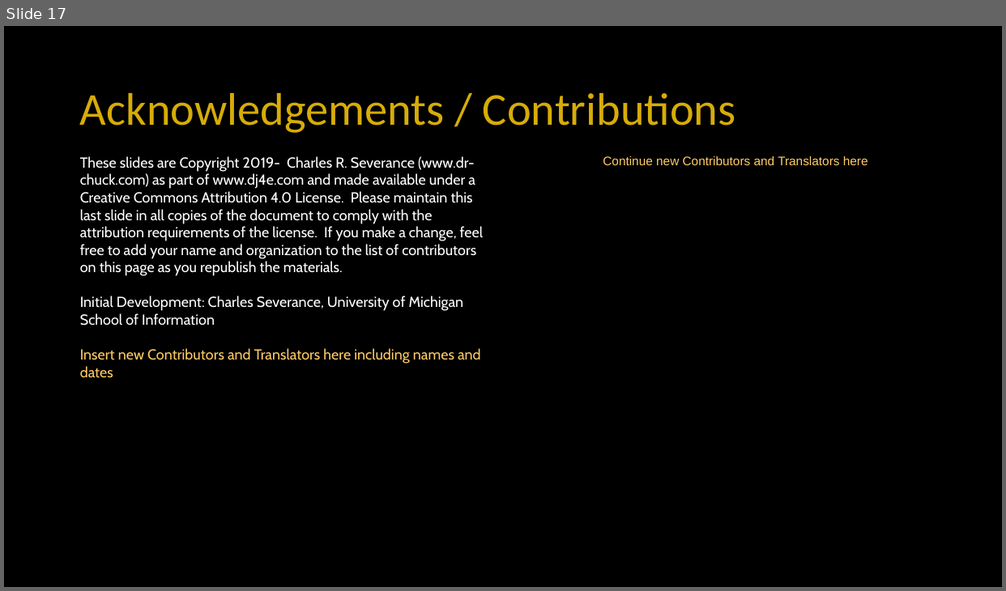
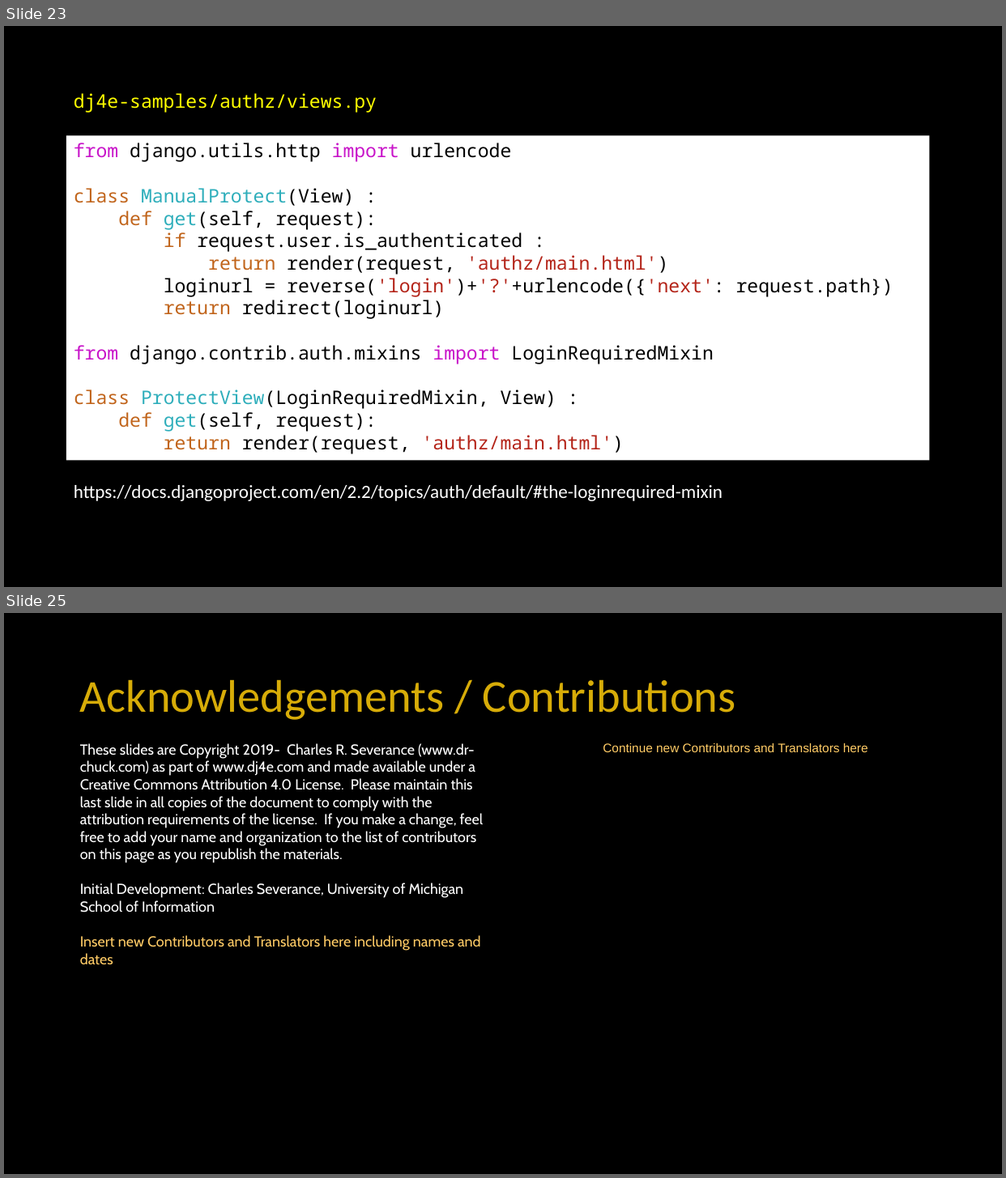
Before and after one commit to csev/dj4e, a slide deck: lectures/DJ-08-Login.pptx. Shown one above the other, each under a label of ours: slide 17 before the commit, slides 23 and 25 after it; the slides between them are not shown. The pictures are 1006x591 and 1006x1178 pixels, drawn with LibreOffice and Linux fonts; fonts in the diff are those of the drawing. Boxes give left, top, right and bottom in pixels: in the first picture for what was removed or moved away, otherwise in the second. Text is boxed around its words. In the diff, an @@ line names an element or a change of style, - is before the commit and + after.

Commit message:
MVP Login lecture

```diff
--- a/lectures/DJ-08-Login.pptx
+++ b/lectures/DJ-08-Login.pptx
@@ slide 23 added at (x1=4, y1=26, x2=1002, y2=587), background #000000 @@
@@ text added at (x1=74, y1=93, x2=377, y2=113), 18 pt, text #FFFF00 @@
+dj4e-samples/authz/views.py
@@ rectangle added at (x1=66, y1=135, x2=929, y2=460), fill #FFFFFF, 18 pt, text #000000 @@
+from django.utils.http import urlencode
+class ManualProtect(View) :
+def get(self, request):
+if request.user.is_authenticated :
+return render(request, 'authz/main.html')
+loginurl = reverse('login')+'?'+urlencode({'next': request.path})
+return redirect(loginurl)
+from django.contrib.auth.mixins import LoginRequiredMixin
+class ProtectView(LoginRequiredMixin, View) :
+def get(self, request):
+return render(request, 'authz/main.html')
@@ text added at (x1=74, y1=485, x2=722, y2=501), 18 pt, text #FFFFFF @@
+https://docs.djangoproject.com/en/2.2/topics/auth/default/#the-loginrequired-mixin
@@ what was slide 17 is now slide 25 @@
```
Also in this commit, not shown: 6 slides changed, 9 other slides added, 2 slides removed, 2 other files.
